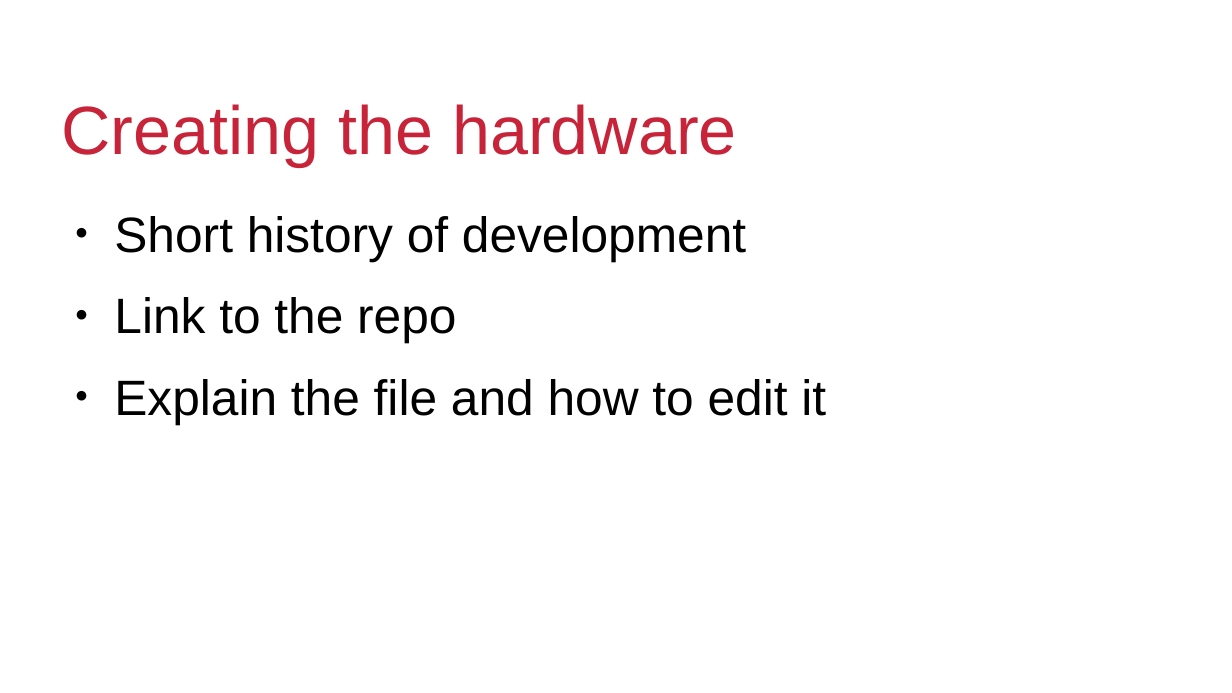
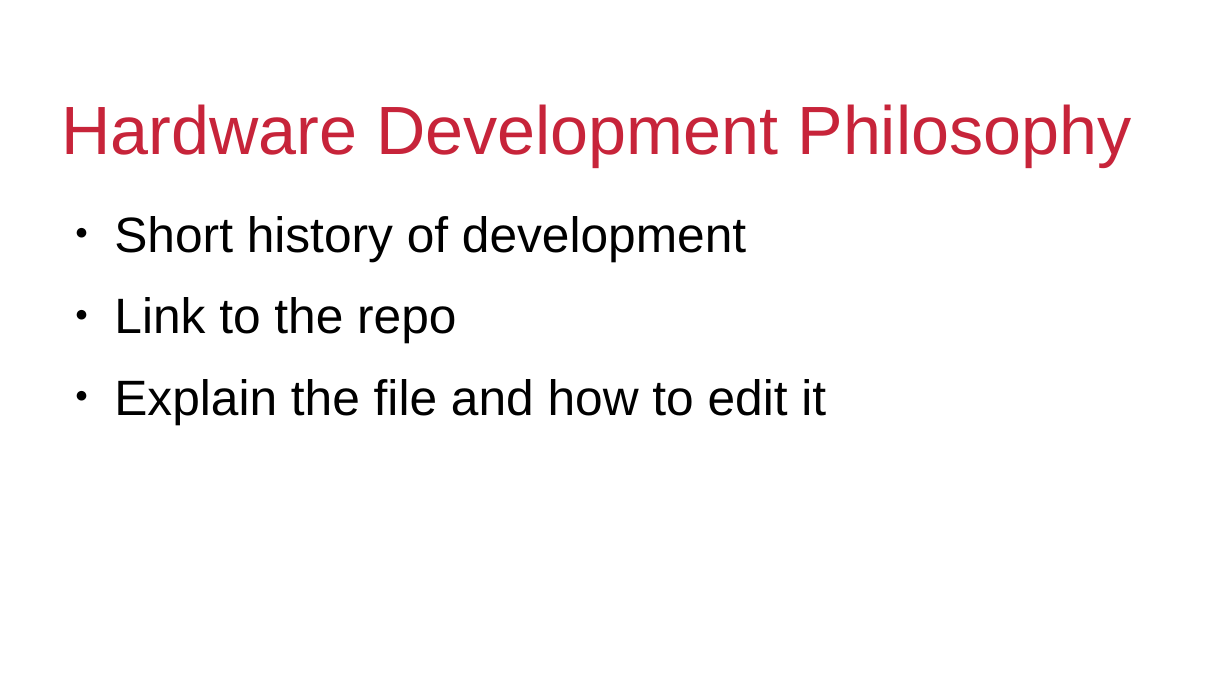
Before and after one commit to BusKill/usb-a-magnetic-breakaway, a slide deck: slide 10 of Goldfishlaser Version/Presentations/DEFCON32talk.odp. Drawn at 1232x693 pixels with LibreOffice and Linux fonts; fonts in the diff are those of the drawing; background and template pictures are left out. Boxes give left, top, right and bottom in pixels: in the first picture for what was removed or moved away, otherwise in the second. Text is boxed around its words. In the diff, an @@ line names an element or a change of style, - is before the commit and + after.

Commit message:
adding talk and outline

```diff
--- a/Goldfishlaser Version/Presentations/DEFCON32talk.odp
+++ b/Goldfishlaser Version/Presentations/DEFCON32talk.odp
@@ title at (62,104,1132,166): text changed @@
-Creating the hardware
+Hardware Development Philosophy
```
Also in this commit, not shown: 3 other files.
